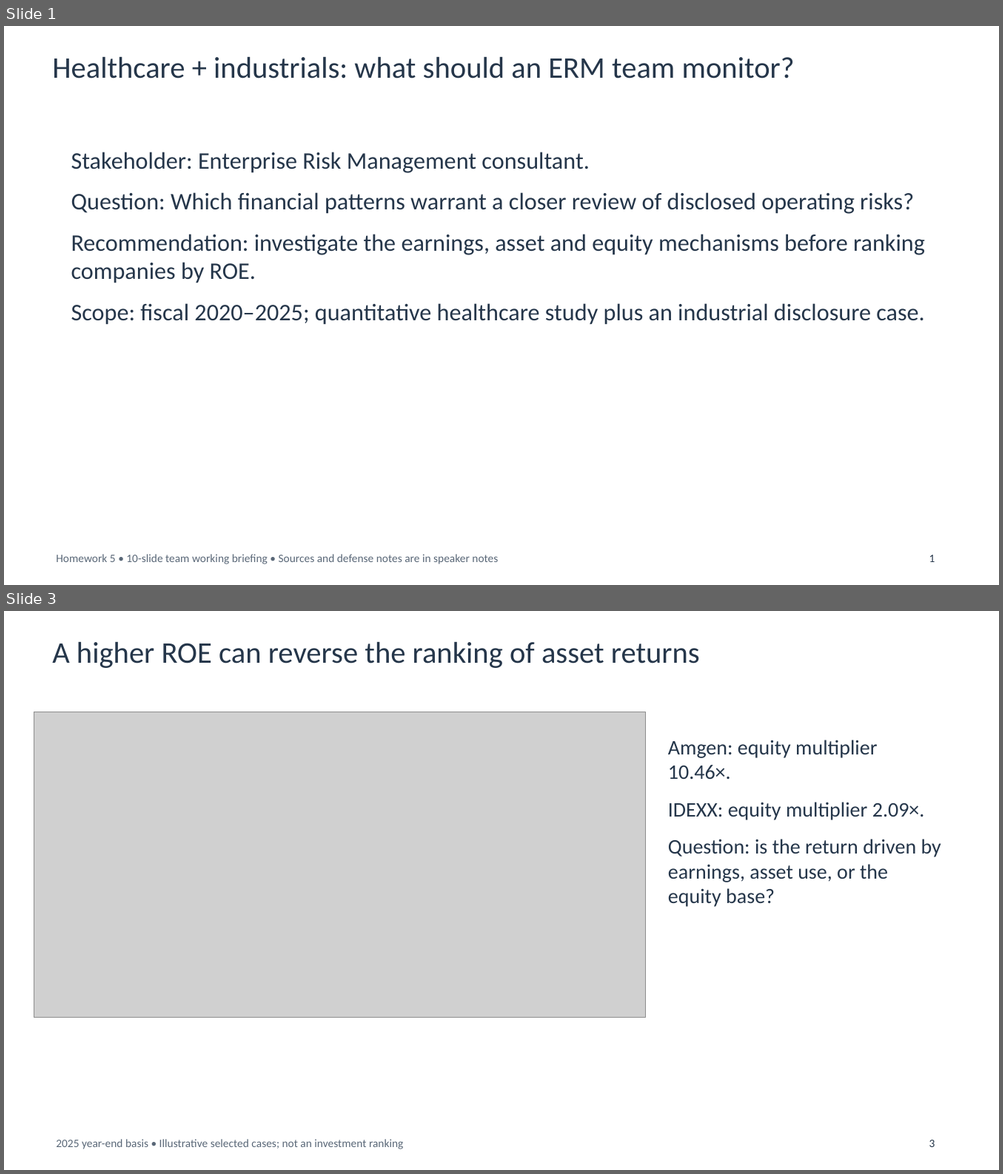
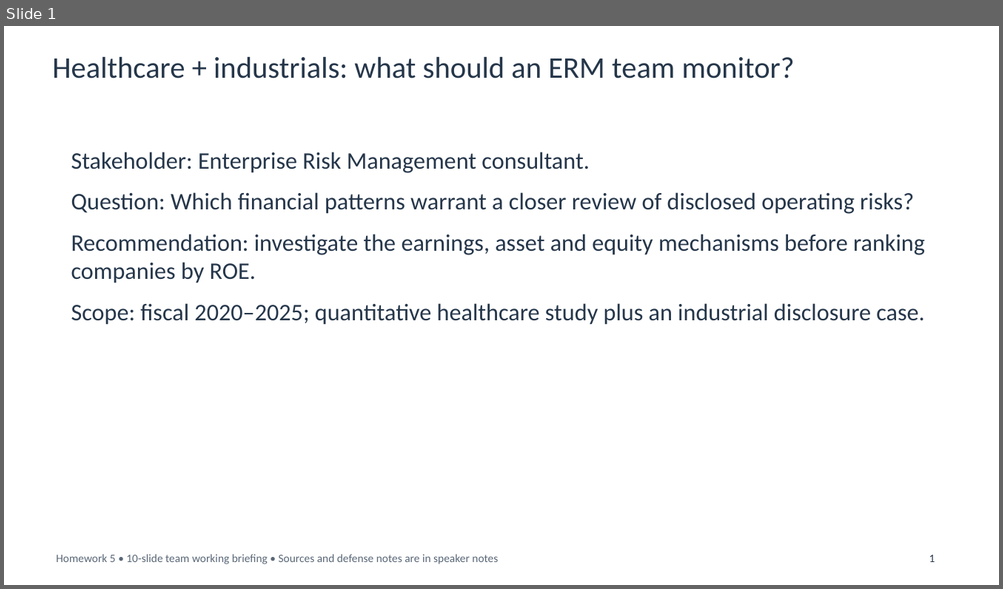
Before and after one commit to chocojawns/DA401, a slide deck: presentations/homework5_team/Homework5_Team_10_Slides.pptx. Shown one above the other, each under a label of ours: slides 1 and 3 before the commit, slide 1 after it; the slides between them are not shown. The pictures are 1003x1174 and 1003x589 pixels, drawn with LibreOffice and Linux fonts; fonts in the diff are those of the drawing; grey boxes stand for pictures. Boxes give left, top, right and bottom in pixels: in the first picture for what was removed or moved away, otherwise in the second. Text is boxed around its words. In the diff, an @@ line names an element or a change of style, - is before the commit and + after.

```diff
--- a/presentations/homework5_team/Homework5_Team_10_Slides.pptx
+++ b/presentations/homework5_team/Homework5_Team_10_Slides.pptx
@@ slide 3 removed at (4, 611, 999, 1170), background #FFFFFF @@
@@ text removed at (52, 641, 700, 668) @@
-A higher ROE can reverse the ranking of asset returns
@@ picture removed at (34, 712, 646, 1017) @@
@@ text removed at (668, 740, 941, 907) @@
-Amgen: equity multiplier 10.46×.
-IDEXX: equity multiplier 2.09×.
-Question: is the return driven by earnings, asset use, or the equity base?
@@ text removed at (56, 1139, 403, 1150) @@
-2025 year-end basis • Illustrative selected cases; not an investment ranking
@@ text removed at (929, 1140, 935, 1147) @@
-3
```
Also in this commit, not shown: 1 slide changed, 2 slides added, 1 other slide removed, 11 other files.
